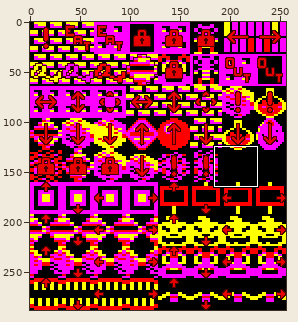
Two states of a sprite sheet, rocksndiamonds/artwork/files.static/gfx_gdash_boulder_dash_1/graphics/c64_gfx_editor.png. The picture above shows the old version from afar; the outline marks the close-up.
Close-up. Before the edit:
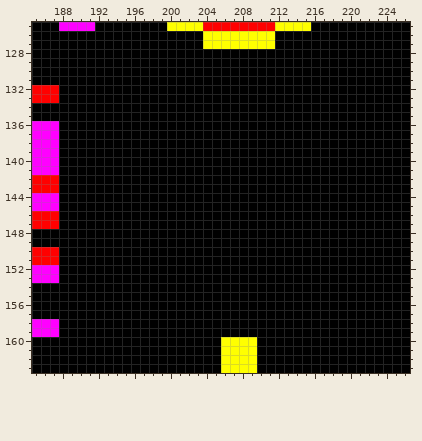
The file is 256x288 pixels. Shown: x 185..226, y 125..163.
After the commit:
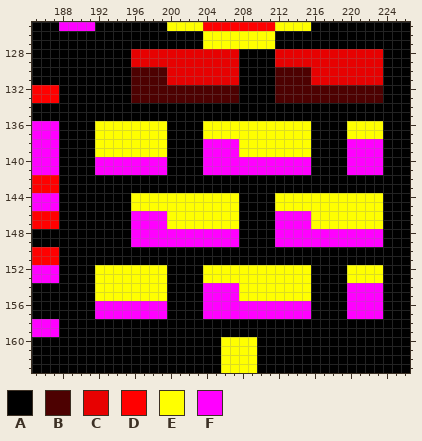
Palette (. is transparent): A #000000  B #4d0101  C #e70101  D #ff0000  E #ffff00  F #ff00ff
The author wrote: added separate level editor graphics for non-sloped wall
Changes in this commit:
Changed rows in their new state; - is an unchanged pixel.
first column x 192:
128 ----CCCCCCCCCCCC----CCCCCCCCCCCC
129 ----CCCCCCCCCCCC----CCCCCCCCCCCC
130 ----BBBBCCCCCCCC----BBBBCCCCCCCC
131 ----BBBBCCCCCCCC----BBBBCCCCCCCC
132 ----BBBBBBBBBBBB----BBBBBBBBBBBB
133 ----BBBBBBBBBBBB----BBBBBBBBBBBB
136 EEEEEEEE----EEEEEEEEEEEE----EEEE
137 EEEEEEEE----EEEEEEEEEEEE----EEEE
138 EEEEEEEE----FFFFEEEEEEEE----FFFF
139 EEEEEEEE----FFFFEEEEEEEE----FFFF
140 FFFFFFFF----FFFFFFFFFFFF----FFFF
141 FFFFFFFF----FFFFFFFFFFFF----FFFF
144 ----EEEEEEEEEEEE----EEEEEEEEEEEE
145 ----EEEEEEEEEEEE----EEEEEEEEEEEE
146 ----FFFFEEEEEEEE----FFFFEEEEEEEE
147 ----FFFFEEEEEEEE----FFFFEEEEEEEE
148 ----FFFFFFFFFFFF----FFFFFFFFFFFF
149 ----FFFFFFFFFFFF----FFFFFFFFFFFF
152 EEEEEEEE----EEEEEEEEEEEE----EEEE
153 EEEEEEEE----EEEEEEEEEEEE----EEEE
154 EEEEEEEE----FFFFEEEEEEEE----FFFF
155 EEEEEEEE----FFFFEEEEEEEE----FFFF
156 FFFFFFFF----FFFFFFFFFFFF----FFFF
157 FFFFFFFF----FFFFFFFFFFFF----FFFF
